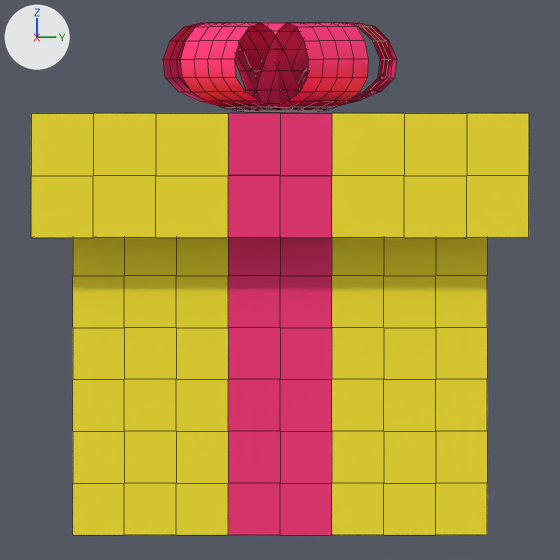
The Blender file ic_launcher.blend as it was, and as the next commit left it.
Both versions are drawn from the file's camera 'Camera'. The lights are fixed; the arrows at upper left show +X, +Y and +Z. Mesh edges are drawn as thin lines.

The first picture shows 'Bow', 'Box', 'Ribbon.001'.
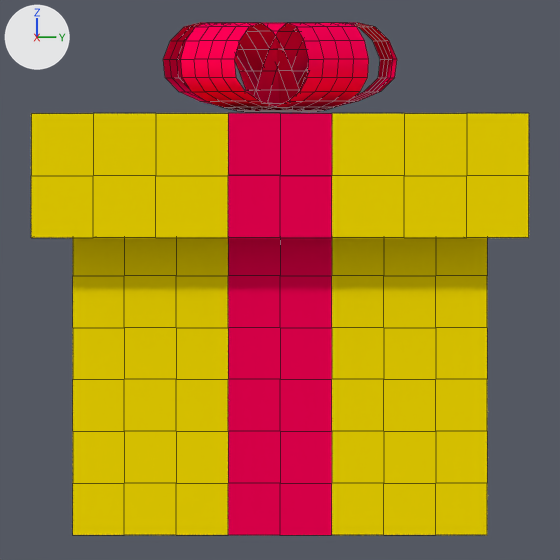
Pixel boxes [x1, y1, x2, y2] of what changed, in the pictures (560 x 560 px):
'Box', recoloured: [31, 113, 529, 535] in both
'Ribbon.001', recoloured: [228, 113, 332, 535] in both
'Bow', recoloured: [163, 23, 397, 112] in both

What changed in the scene script:
```text
Change mat_ribbon:
    mat_ribbon.base_color: (1.0, 0.0513, 0.22) -> (1.0, 0.0, 0.0948)  # pink #ff4081 -> pink #ff0057
Change mat_box:
    mat_box.base_color: (1.0, 0.831, 0.0437) -> (1.0, 0.783, 0.0)  # yellow #ffeb3b -> yellow #ffe500
```
